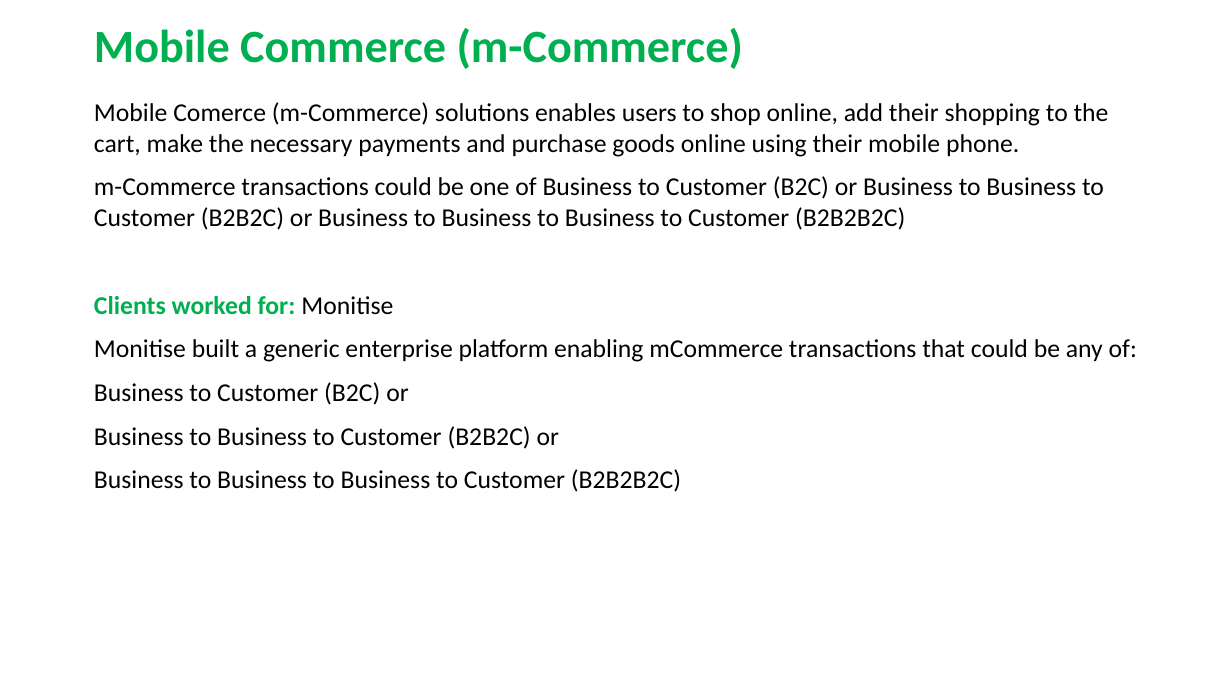
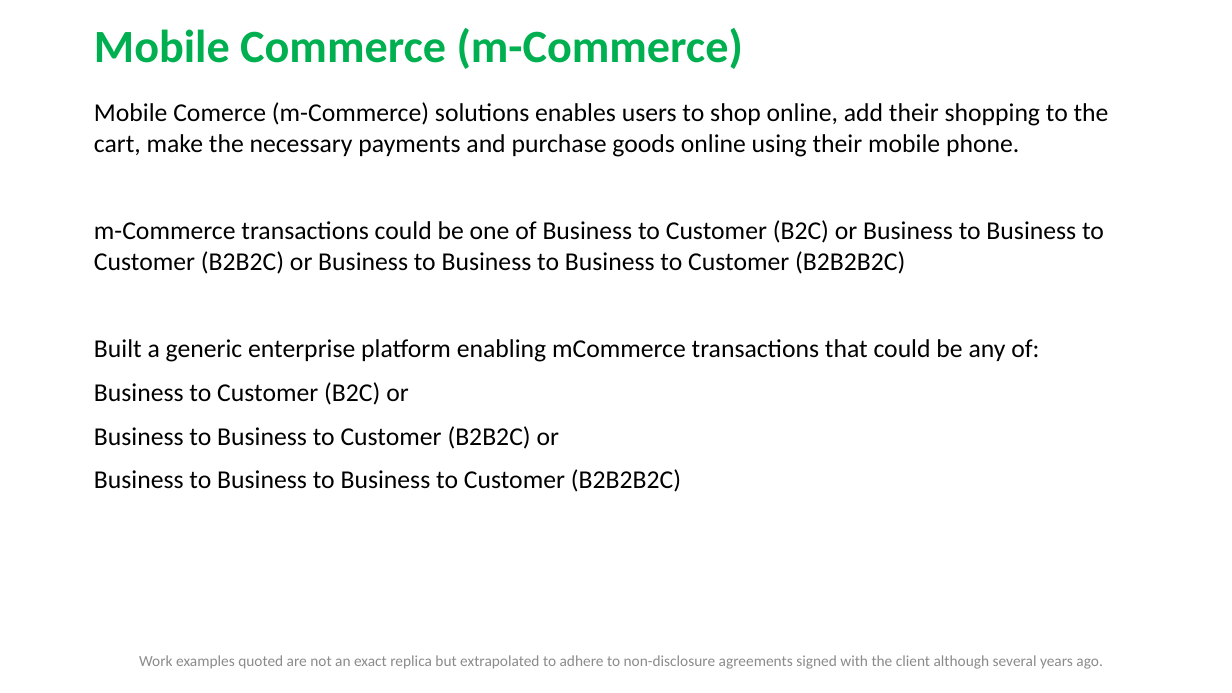
Before and after one commit to RaghavanKasthuri/Business-Knowledge, a slide deck: slide 1 of m-Commerce.pptx. Drawn at 1232x693 pixels with LibreOffice and Linux fonts; fonts in the diff are those of the drawing. Boxes give left, top, right and bottom in pixels: in the first picture for what was removed or moved away, otherwise in the second. Text is boxed around its words. In the diff, an @@ line names an element or a change of style, - is before the commit and + after.

```diff
--- a/m-Commerce.pptx
+++ b/m-Commerce.pptx
@@ text at <box>94,339,1039,362</box>: text changed @@
-Clients worked for: Monitise
-Monitise built a generic enterprise platform enabling mCommerce transactions that could be any of:
+Built a generic enterprise platform enabling mCommerce transactions that could be any of:
@@ text added at <box>139,655,1102,669</box>, 12 pt, text #8C8C8C @@
+Work examples quoted are not an exact replica but extrapolated to adhere to non-disclosure agreements signed with the client although several years ago.
```
Also in this commit, not shown: 16 other files.
